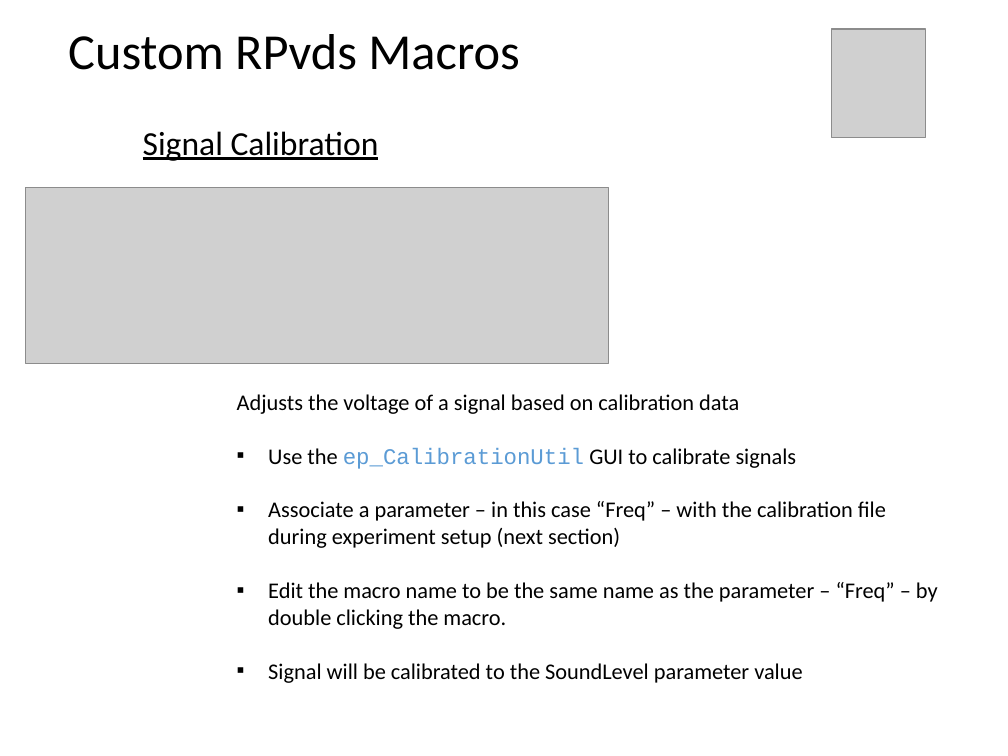
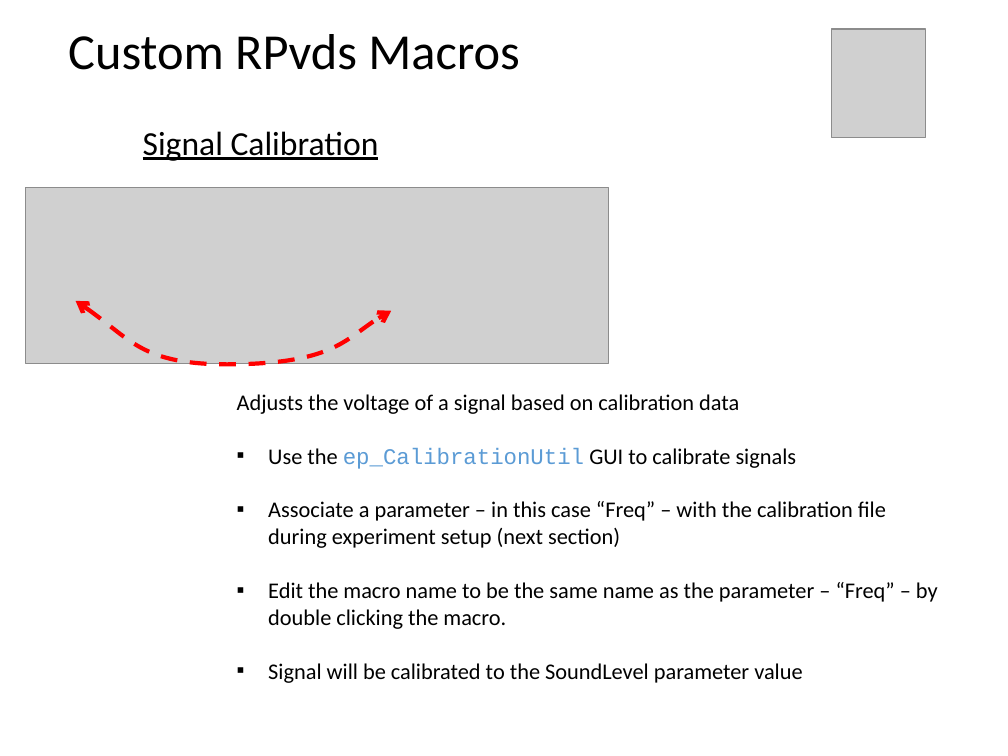
Before and after one commit to dstolz/epsych, a slide deck: slide 14 of trunk/Intro_to_ElectroPsych_Toolbox.pptx. Drawn at 1008x756 pixels with LibreOffice and Linux fonts; fonts in the diff are those of the drawing; grey boxes stand for pictures. Boxes give left, top, right and bottom in pixels: in the first picture for what was removed or moved away, otherwise in the second. Text is boxed around its words. In the diff, an @@ line names an element or a change of style, - is before the commit and + after.

```diff
--- a/trunk/Intro_to_ElectroPsych_Toolbox.pptx
+++ b/trunk/Intro_to_ElectroPsych_Toolbox.pptx
@@ freeform shape added at (76, 300, 391, 364), outline #FF0000 3 pt dashed @@
```
Also in this commit, not shown: 13 other slides changed, 1 other file.
